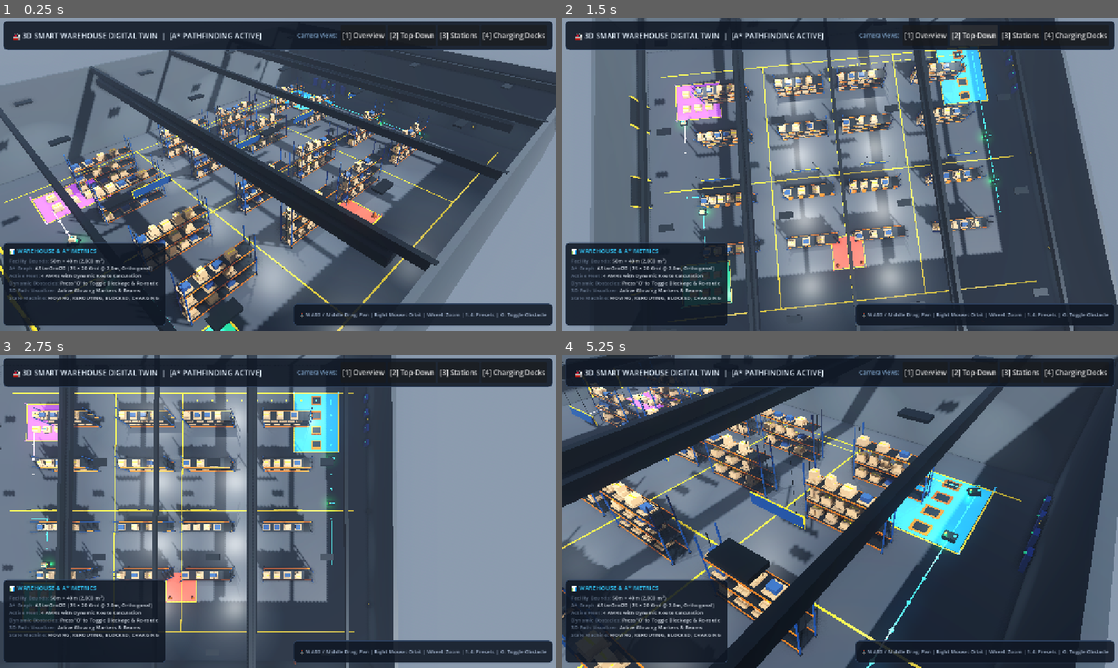
Above: before the commit, frames 1-4 (two rows, left to right).
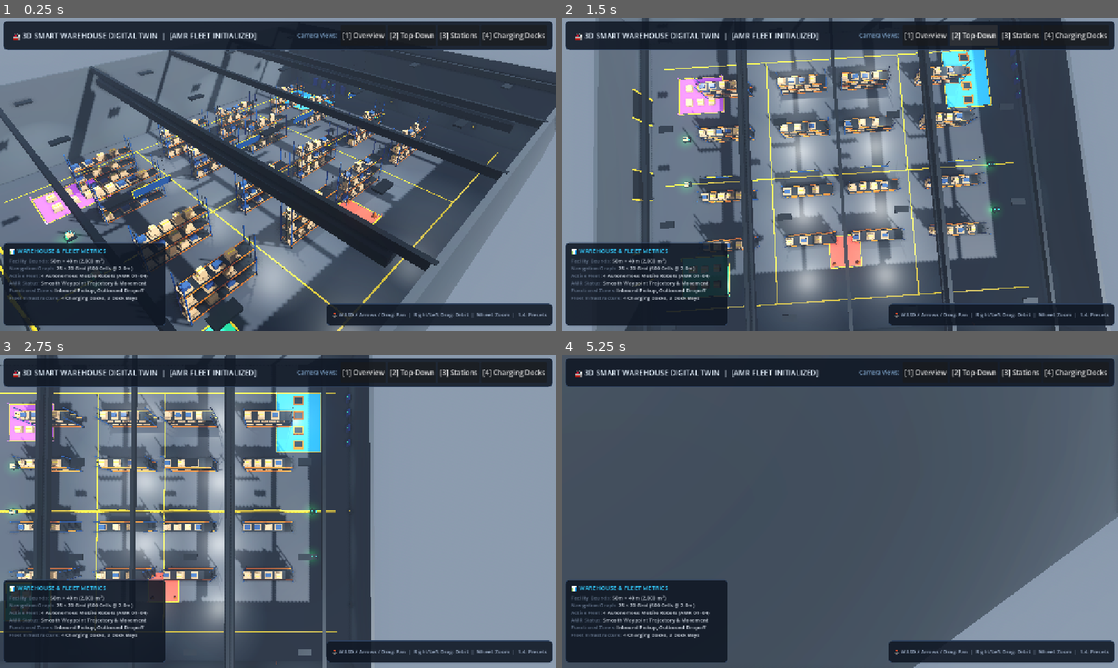
Above: after the commit, the same moments.

Repository: venkatengineer/sih
Game: Godot game, scene res://scenes/main.tscn
Two runs of this game, one before a commit and one after it. Both use one fixed random seed, a clock stepped at 60 frames per second and the inputs below.
Inputs (mouse positions are in pixels of both pictures, inside the frame that each line leads up to):
- Up to frame 1 (0.25 s): no input
- Up to frame 2 (1.5 s): click "[1] Overview" at 0.5 s; click "[2] Top-Down" at 1.25 s
- Up to frame 3 (2.75 s): tap Enter at 2 s; move the mouse to (400, 495) at 2.02 s; hold D from 2.03 s (still down); tap O at 2.1 s; click (400, 495) at 2.17 s
- Up to frame 4 (5.25 s): release D at 2.75 s; drag from (728, 527) to (812, 574) at 2.77 s; move the mouse to (895, 442) at 3.52 s; hold D 3.53-4.25 s; tap 2 at 3.6 s; click (895, 442) at 3.67 s; drag from (812, 574) to (673, 464) at 4.27 s; move the mouse to (1006, 558) at 5.02 s; hold A from 5.03 s (still down); tap 4 at 5.1 s; click (1006, 558) at 5.17 s

The runs differ from the first frame. In frame 1, 2.0% of the frame differs, in the area x 1-99%, y 4-99%; in frame 2, 19%; in frame 3, 30%; in frame 4, 74%, in the area x 0-100%, y 0-100%.

Commit message:
Fix input handling: Set mouse_filter=IGNORE on UI containers and use _input in camera controller

Diff:
--- a/scenes/main.tscn
+++ b/scenes/main.tscn
@@ -1,12 +1,11 @@
-[gd_scene load_steps=9 format=3]
+[gd_scene load_steps=8 format=3]
 
 [ext_resource type="Environment" path="res://materials/environment.tres" id="1_env"]
 [ext_resource type="Script" path="res://scripts/warehouse_builder.gd" id="2_builder"]
 [ext_resource type="Script" path="res://scripts/grid_manager.gd" id="3_grid"]
-[ext_resource type="Script" path="res://scripts/astar_pathfinder.gd" id="4_pathfinder"]
-[ext_resource type="Script" path="res://scripts/camera_controller.gd" id="5_camera"]
-[ext_resource type="Script" path="res://scripts/hud_overlay.gd" id="6_hud"]
-[ext_resource type="Script" path="res://scripts/amr/fleet_manager.gd" id="7_fleet"]
+[ext_resource type="Script" path="res://scripts/camera_controller.gd" id="4_camera"]
+[ext_resource type="Script" path="res://scripts/hud_overlay.gd" id="5_hud"]
+[ext_resource type="Script" path="res://scripts/amr/fleet_manager.gd" id="6_fleet"]
 
 [sub_resource type="StyleBoxFlat" id="StyleBoxFlat_panel"]
 bg_color = Color(0.06, 0.09, 0.14, 0.88)
@@ -45,19 +44,16 @@
 [node name="GridManager" type="Node3D" parent="Navigation"]
 script = ExtResource("3_grid")
 
-[node name="AStarPathfinder" type="Node3D" parent="Navigation"]
-script = ExtResource("4_pathfinder")
-
 [node name="Zones" type="Node3D" parent="."]
 
 [node name="AMR_Fleet" type="Node3D" parent="."]
-script = ExtResource("7_fleet")
+script = ExtResource("6_fleet")
 
 [node name="Simulation" type="Node3D" parent="."]
 
 [node name="CameraPivot" type="Node3D" parent="."]
 transform = Transform3D(0.707107, -0.40558, 0.579228, 0, 0.819152, 0.573576, -0.707107, -0.40558, 0.579228, 0, 0, 0)
-script = ExtResource("5_camera")
+script = ExtResource("4_camera")
 
 [node name="Camera3D" type="Camera3D" parent="CameraPivot"]
 transform = Transform3D(1, 0, 0, 0, 1, 0, 0, 0, 1, 0, 0, 38)
@@ -86,22 +82,26 @@
 offset_right = -20.0
 offset_bottom = 65.0
 grow_horizontal = 2
+mouse_filter = 2
 theme_override_styles/panel = SubResource("StyleBoxFlat_panel")
 
 [node name="HBox" type="HBoxContainer" parent="UI/HUD/HeaderPanel"]
 layout_mode = 2
 alignment = 1
+mouse_filter = 2
 
 [node name="Title" type="Label" parent="UI/HUD/HeaderPanel/HBox"]
 layout_mode = 2
 size_flags_horizontal = 3
+mouse_filter = 2
 theme_override_colors/font_color = Color(0.9, 0.95, 1, 1)
 theme_override_font_sizes/font_size = 17
-text = "  🏭 3D SMART WAREHOUSE DIGITAL TWIN  |  [A* PATHFINDING ACTIVE]"
+text = "  🏭 3D SMART WAREHOUSE DIGITAL TWIN  |  [AMR FLEET INITIALIZED]"
 vertical_alignment = 1
 
 [node name="PresetsLabel" type="Label" parent="UI/HUD/HeaderPanel/HBox"]
 layout_mode = 2
+mouse_filter = 2
 theme_override_colors/font_color = Color(0.5, 0.65, 0.8, 1)
 theme_override_font_sizes/font_size = 13
 text = "Camera Views: "
@@ -109,18 +109,22 @@
 
 [node name="BtnOverview" type="Button" parent="UI/HUD/HeaderPanel/HBox"]
 layout_mode = 2
+focus_mode = 0
 text = "[1] Overview"
 
 [node name="BtnTopDown" type="Button" parent="UI/HUD/HeaderPanel/HBox"]
 layout_mode = 2
+focus_mode = 0
 text = "[2] Top-Down"
 
 [node name="BtnPickup" type="Button" parent="UI/HUD/HeaderPanel/HBox"]
 layout_mode = 2
+focus_mode = 0
 text = "[3] Stations"
 
 [node name="BtnCharging" type="Button" parent="UI/HUD/HeaderPanel/HBox"]
 layout_mode = 2
+focus_mode = 0
 text = "[4] Charging Docks"
 
 [node name="InfoPanel" type="PanelContainer" parent="UI/HUD"]
@@ -133,29 +137,33 @@
 offset_right = 370.0
 offset_bottom = -20.0
 grow_vertical = 0
+mouse_filter = 2
 theme_override_styles/panel = SubResource("StyleBoxFlat_panel")
 
 [node name="VBox" type="VBoxContainer" parent="UI/HUD/InfoPanel"]
 layout_mode = 2
+mouse_filter = 2
 
 [node name="MetricsTitle" type="Label" parent="UI/HUD/InfoPanel/VBox"]
 layout_mode = 2
+mouse_filter = 2
 theme_override_colors/font_color = Color(0.2, 0.8, 1, 1)
 theme_override_font_sizes/font_size = 14
-text = "📊 WAREHOUSE & A* METRICS"
+text = "📊 WAREHOUSE & FLEET METRICS"
 
 [node name="MetricsText" type="RichTextLabel" parent="UI/HUD/InfoPanel/VBox"]
 layout_mode = 2
 size_flags_vertical = 3
+mouse_filter = 2
 theme_override_colors/default_color = Color(0.85, 0.88, 0.92, 1)
 theme_override_font_sizes/normal_font_size = 12
 bbcode_enabled = true
 text = "[color=#64748b]Facility Bounds:[/color] 50m × 40m (2,000 m²)
-[color=#64748b]A* Graph:[/color] AStarGrid2D (25 × 20 Grid @ 2.0m, Orthogonal)
-[color=#64748b]Active Fleet:[/color] 4 AMRs with Dynamic Route Calculation
-[color=#64748b]Dynamic Obstacles:[/color] Press 'O' to Toggle Blockage & Re-route
-[color=#64748b]3D Path Visualizer:[/color] Active Glowing Markers & Beams
-[color=#64748b]State Machine:[/color] MOVING, REROUTING, BLOCKED, CHARGING"
+[color=#64748b]Navigation Graph:[/color] 25 × 20 Grid (500 Cells @ 2.0m)
+[color=#64748b]Active Fleet:[/color] 4 Autonomous Mobile Robots (AMR 01–04)
+[color=#64748b]AMR Status:[/color] Smooth Waypoint Trajectory & Movement
+[color=#64748b]Functional Zones:[/color] Inbound Pickup, Outbound Dropoff
+[color=#64748b]Fleet Infrastructure:[/color] 4 Charging Docks, 3 Dock Bays"
 
 [node name="ControlsHint" type="PanelContainer" parent="UI/HUD"]
 layout_mode = 1
@@ -164,19 +172,21 @@
 anchor_top = 1.0
 anchor_right = 1.0
 anchor_bottom = 1.0
-offset_left = -560.0
+offset_left = -490.0
 offset_top = -55.0
 offset_right = -20.0
 offset_bottom = -20.0
 grow_horizontal = 0
 grow_vertical = 0
+mouse_filter = 2
 theme_override_styles/panel = SubResource("StyleBoxFlat_panel")
 
 [node name="HintText" type="Label" parent="UI/HUD/ControlsHint"]
 layout_mode = 2
+mouse_filter = 2
 theme_override_colors/font_color = Color(0.65, 0.72, 0.82, 1)
 theme_override_font_sizes/font_size = 12
-text = "🕹️ WASD / Middle Drag: Pan | Right Mouse: Orbit | Wheel: Zoom | 1-4: Presets | O: Toggle Obstacle"
+text = "🕹️ WASD / Arrows / Drag: Pan  |  Right/Left Drag: Orbit  |  Wheel: Zoom  |  1-4: Presets"
 
 [connection signal="pressed" from="UI/HUD/HeaderPanel/HBox/BtnOverview" to="UI/HUD" method="_on_overview_btn_pressed"]
 [connection signal="pressed" from="UI/HUD/HeaderPanel/HBox/BtnTopDown" to="UI/HUD" method="_on_topdown_btn_pressed"]
--- a/scripts/camera_controller.gd
+++ b/scripts/camera_controller.gd
@@ -1,12 +1,12 @@
 class_name WarehouseCameraController
 extends Node3D
 
-@export var pan_speed: float = 22.0
-@export var orbit_sensitivity: float = 0.004
-@export var zoom_sensitivity: float = 2.0
+@export var pan_speed: float = 24.0
+@export var orbit_sensitivity: float = 0.005
+@export var zoom_sensitivity: float = 2.5
 @export var min_zoom: float = 5.0
-@export var max_zoom: float = 60.0
-@export var lerp_speed: float = 10.0
+@export var max_zoom: float = 65.0
+@export var lerp_speed: float = 12.0
 
 var target_position: Vector3 = Vector3(0, 0, 0)
 var target_yaw: float = -0.785398 # -45 degrees
@@ -27,17 +27,20 @@
 	target_position = global_position
 	set_view_overview()
 
-func _unhandled_input(event: InputEvent) -> void:
+func _input(event: InputEvent) -> void:
 	if event is InputEventMouseButton:
-		if event.button_index == MOUSE_BUTTON_RIGHT:
+		# Support Right Click, Middle Click, and Left Click (with Shift or Control) for dragging
+		if event.button_index == MOUSE_BUTTON_RIGHT or (event.button_index == MOUSE_BUTTON_LEFT and not event.shift_pressed):
 			is_orbiting = event.pressed
 			last_mouse_pos = event.position
-		elif event.button_index == MOUSE_BUTTON_MIDDLE:
+		elif event.button_index == MOUSE_BUTTON_MIDDLE or (event.button_index == MOUSE_BUTTON_LEFT and event.shift_pressed):
 			is_panning = event.pressed
 			last_mouse_pos = event.position
-		elif event.button_index == MOUSE_BUTTON_WHEEL_UP:
+
+		# Mouse Wheel Zoom
+		if event.button_index == MOUSE_BUTTON_WHEEL_UP and event.pressed:
 			target_distance = clamp(target_distance - zoom_sensitivity, min_zoom, max_zoom)
-		elif event.button_index == MOUSE_BUTTON_WHEEL_DOWN:
+		elif event.button_index == MOUSE_BUTTON_WHEEL_DOWN and event.pressed:
 			target_distance = clamp(target_distance + zoom_sensitivity, min_zoom, max_zoom)
 
 	elif event is InputEventMouseMotion:
@@ -51,10 +54,10 @@
 		elif is_panning:
 			var right = global_transform.basis.x
 			var forward = Vector3(right.z, 0, -right.x).normalized()
-			# Dragging mouse pans target position smoothly
 			target_position += (-right * delta.x + forward * delta.y) * (target_distance * 0.002)
 
 	elif event is InputEventKey and event.pressed:
+		# Quick View Switcher Hotkeys
 		if event.keycode == KEY_1:
 			set_view_overview()
 		elif event.keycode == KEY_2:
@@ -65,15 +68,19 @@
 			set_view_charging()
 
 func _process(delta: float) -> void:
-	# WASD Panning Controls (Intuitive Direction Mapping)
+	# WASD & Arrow Key Panning (Checked continuously in _process)
 	var move_vec = Vector3.ZERO
 	var right = basis.x
 	var forward = Vector3(right.z, 0, -right.x).normalized()
 
-	if Input.is_key_pressed(KEY_W): move_vec += forward  # Move Forward into scene
-	if Input.is_key_pressed(KEY_S): move_vec -= forward  # Move Backward out of scene
-	if Input.is_key_pressed(KEY_A): move_vec -= right    # Move Left
-	if Input.is_key_pressed(KEY_D): move_vec += right    # Move Right
+	if Input.is_physical_key_pressed(KEY_W) or Input.is_physical_key_pressed(KEY_UP):
+		move_vec += forward
+	if Input.is_physical_key_pressed(KEY_S) or Input.is_physical_key_pressed(KEY_DOWN):
+		move_vec -= forward
+	if Input.is_physical_key_pressed(KEY_A) or Input.is_physical_key_pressed(KEY_LEFT):
+		move_vec -= right
+	if Input.is_physical_key_pressed(KEY_D) or Input.is_physical_key_pressed(KEY_RIGHT):
+		move_vec += right
 
 	if move_vec.length_squared() > 0.001:
 		target_position += move_vec.normalized() * pan_speed * delta
Not shown: 1 places in scenes/main.tscn that only renumber resources
